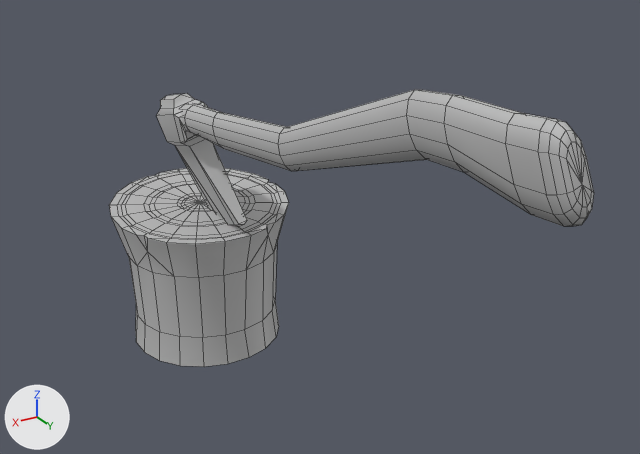
A saved change to the FBX model ChickenDice_Unity/Assets/Art/Enviro/hache/Sm_enviro_hache.fbx.
The view is the same before and after, from a camera (50 mm lens) standing at (1.14, 2.72, 1.66) and looking at (-0.04, 0.76, 0.68). The axes (+X, +Y, +Z) are drawn at lower left. The lights are the same throughout. Mesh edges are drawn as thin lines. Where no turn or scale is listed for an object, it has been applied to the vertices.

The first picture shows 'enviro_hache'.
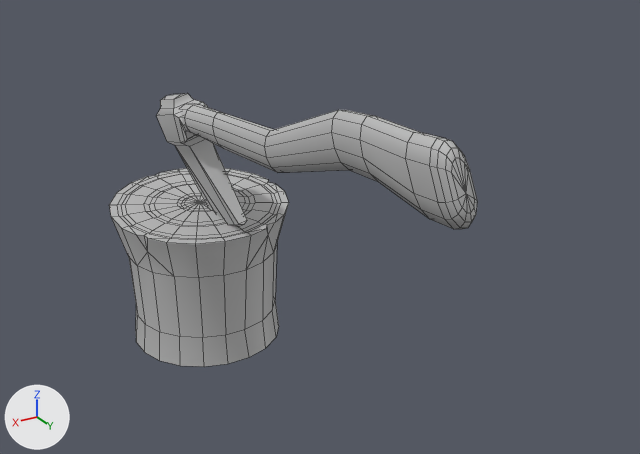
Edits to the scene script, one JSON object a line:
```json
{"block": "me_mesh", "where": "# used by ob_enviro_hache; location = (0.0, 0.0, 0.0)"}
{"op": "remove", "block": "me_mesh", "code": "me_mesh.from_pydata(...)  # 503 vertices, 526 faces; spans x -0.32..0.31, y -0.33..1.84, z -0.01..1.27"}
{"op": "add", "block": "me_mesh", "code": "me_mesh.from_pydata(...)  # 479 vertices, 489 faces; spans x -0.32..0.31, y -0.33..1.58, z -0.01..1.17"}
{"block": "me_mesh", "change": "me_mesh part 1"}
{"block": "me_mesh", "change": "31 vertices in x 0.1..0.18, y 1.42..1.84, z 1.09..1.27 move by (0.0, -0.27, -0.1)"}
{"block": "me_mesh", "change": "29 vertices in x 0.1..0.18, y 1.42..1.84, z 1.1..1.27 move by (0.0, -0.26, -0.1)"}
{"block": "me_mesh", "change": "14 vertices in x 0.1..0.18, y 1.42..1.84, z 1.13..1.26 move by (0.0, -0.26, -0.11)"}
{"block": "me_mesh", "change": "11 vertices in x 0.11..0.18, y 1.43..1.84, z 1.1..1.26 move by (0.0, -0.27, -0.11)"}
{"block": "me_mesh", "change": "6 vertices in x 0.06..0.13, y 0.82..0.84, z 0.91..1.0 move by (0.0, -0.07, -0.03)"}
{"block": "me_mesh", "change": "4 vertices in x 0.08..0.13, y 0.82..0.85, z 0.89..1.0 move by (0.0, -0.08, -0.02)"}
{"block": "me_mesh", "change": "2 vertices move from x 0.07, y 0.83..0.85, z 0.91..0.99 to x 0.07, y 0.75..0.77, z 0.88..0.96"}
{"block": "me_mesh", "change": "me_mesh part 2"}
{"block": "me_mesh", "change": "38 vertices are removed from x 0.02..0.11, y 0.09..0.12, z 0.79..0.9"}
{"block": "me_mesh", "change": "56 faces are deleted"}
{"block": "me_mesh", "change": "14 vertices are added at x 0.03..0.08, y -0.01..0.09, z 0.77..0.92"}
{"block": "me_mesh", "change": "19 new faces join them"}
{"op": "remove", "block": "me_mesh", "code": "me_mesh.materials.append(mat_l_objet_02)  # grey #bcbcbc"}
```

Boxes (x1, y1, x2, y2) around the edits, measured in the pictures (640 x 454 px; the box of a moved part takes in the faces that stretch with it):
```json
{"object": "enviro_hache", "change": "reshaped", "before": [109, 90, 594, 367], "after": [109, 93, 477, 367], "on screen": "24% narrower"}
{"part": 1, "of": "me_mesh", "change": "moved or reshaped", "before": [212, 90, 594, 226], "after": [212, 110, 477, 229]}
{"part": 2, "of": "me_mesh", "change": "cut back", "before": [174, 93, 206, 118], "after": [174, 93, 206, 118]}
```
